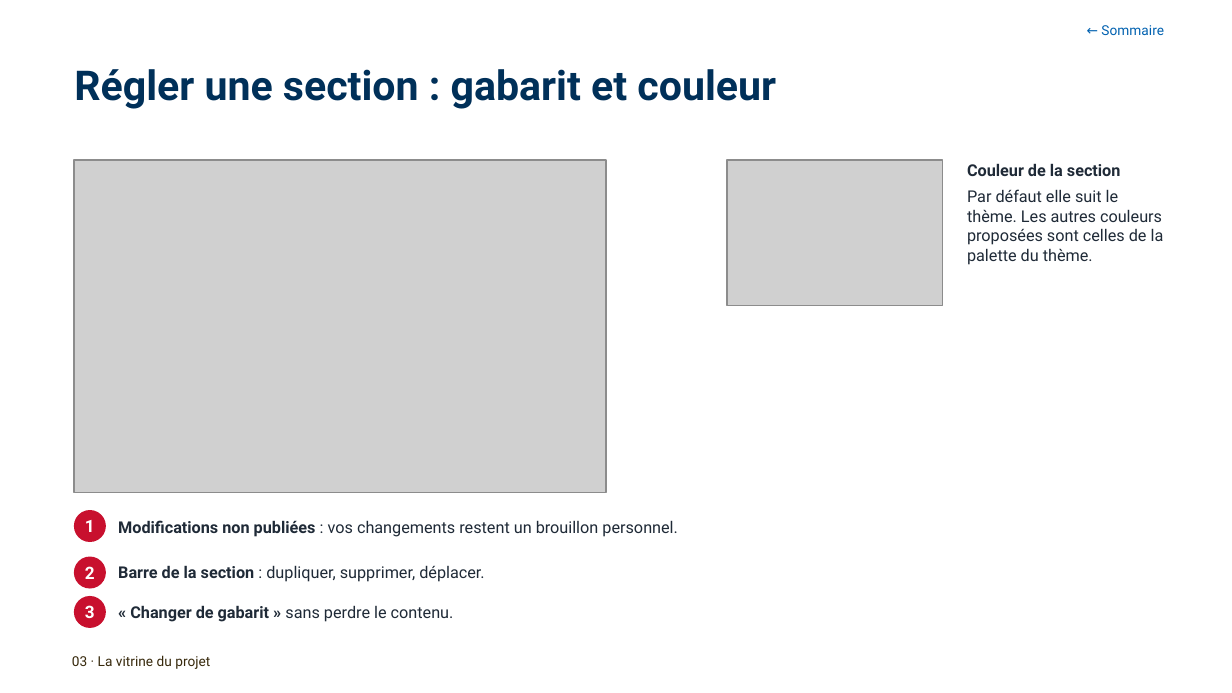
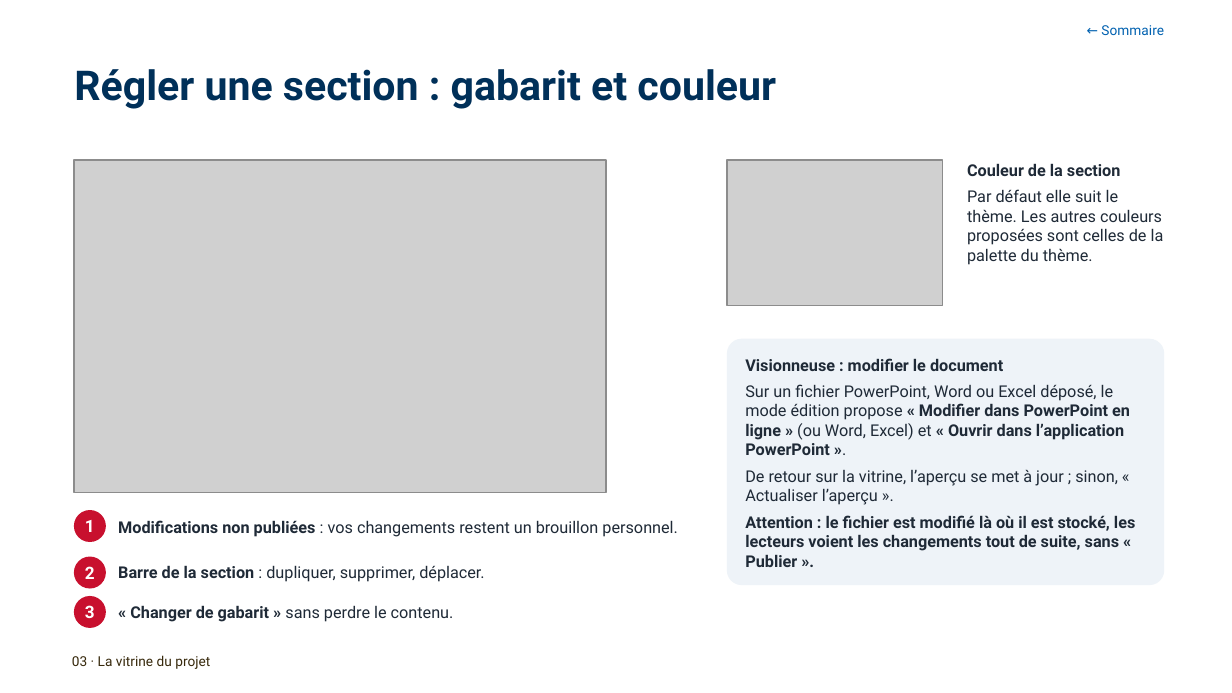
Before and after one commit to antoinelmariel-ux/ProjectNavigator, a slide deck: slide 27 of docs/Project Navigator _ Manuel Chef de Project.pptx. Drawn at 1232x693 pixels with LibreOffice and Linux fonts; fonts in the diff are those of the drawing; grey boxes stand for pictures; background and template pictures are left out. Boxes give left, top, right and bottom in pixels: in the first picture for what was removed or moved away, otherwise in the second. Text is boxed around its words. In the diff, an @@ line names an element or a change of style, - is before the commit and + after.

```diff
--- a/docs/Project Navigator _ Manuel Chef de Project.pptx
+++ b/docs/Project Navigator _ Manuel Chef de Project.pptx
@@ rounded rectangle added at (x1=727, y1=339, x2=1164, y2=585), fill #EEF3F8 @@
@@ text added at (x1=745, y1=358, x2=1135, y2=567), 9.5 pt, text #1F2A37, bold @@
+Visionneuse : modifier le document
+Sur un fichier PowerPoint, Word ou Excel déposé, le mode édition propose « Modifier dans PowerPoint en ligne » (ou Word, Excel) et « Ouvrir dans l’application PowerPoint ».
+De retour sur la vitrine, l’aperçu se met à jour ; sinon, « Actualiser l’aperçu ».
+Attention : le fichier est modifié là où il est stocké, les lecteurs voient les changements tout de suite, sans « Publier ».
```
Also in this commit, not shown: 1 other slide changed.
